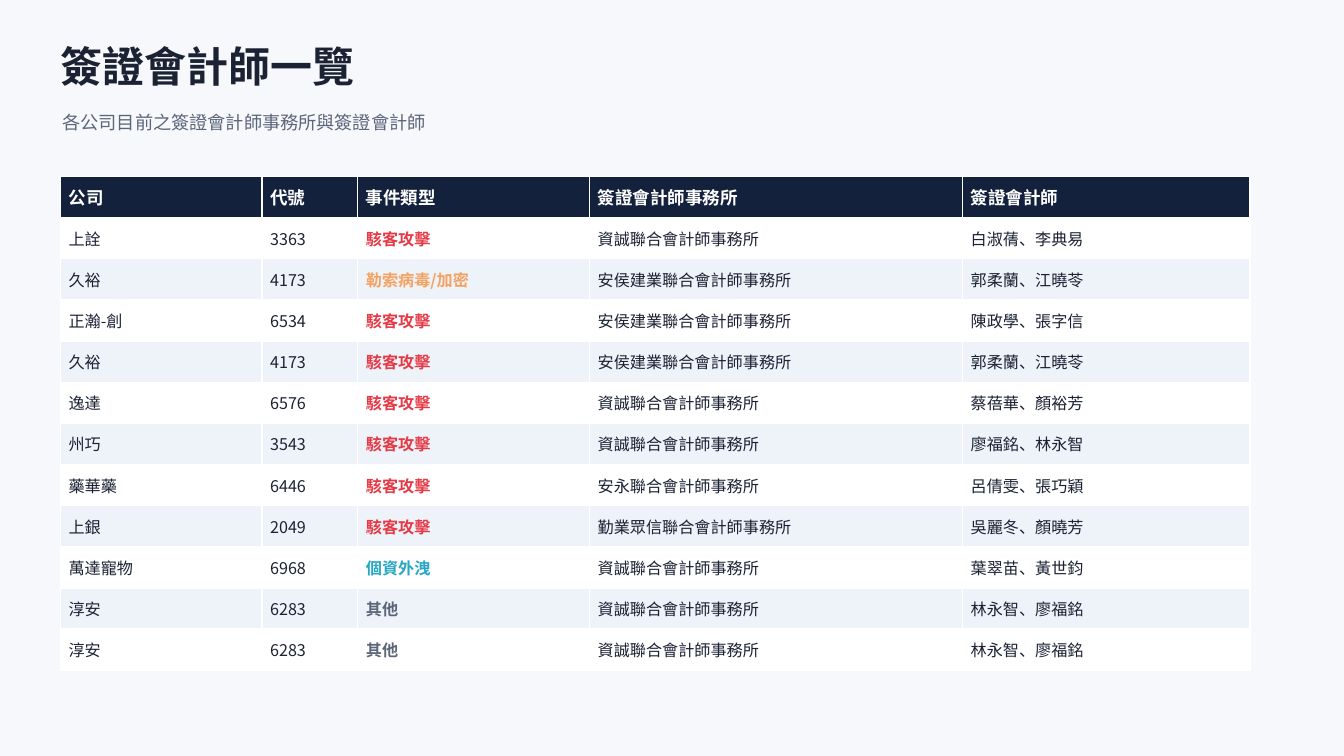
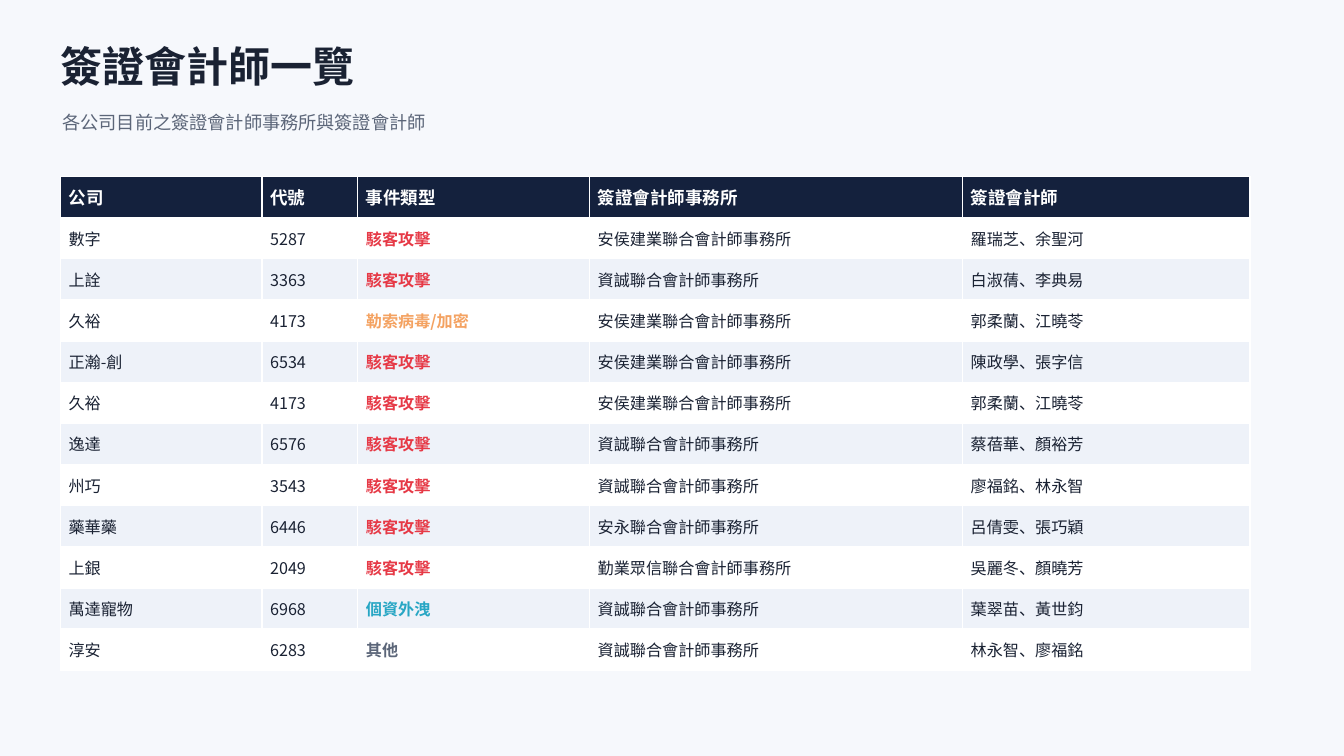
Before and after one commit to Johnnylin77/mops-isec-monitor, a slide deck: slide 4 of 資安事件因應分析.pptx. Drawn at 1344x756 pixels with LibreOffice and Linux fonts; fonts in the diff are those of the drawing. Boxes give left, top, right and bottom in pixels: in the first picture for what was removed or moved away, otherwise in the second. Text is boxed around its words. In the diff, an @@ line names an element or a change of style, - is before the commit and + after.

```diff
--- a/資安事件因應分析.pptx
+++ b/資安事件因應分析.pptx
@@ table at box(60, 176, 1250, 670) @@
+row 2: 數字 | 5287 | 駭客攻擊 | 安侯建業聯合會計師事務所 | 羅瑞芝、余聖河
-row 12: 淳安 | 6283 | 其他 | 資誠聯合會計師事務所 | 林永智、廖福銘
```
Also in this commit, not shown: 6 other slides changed, 2 other files.
